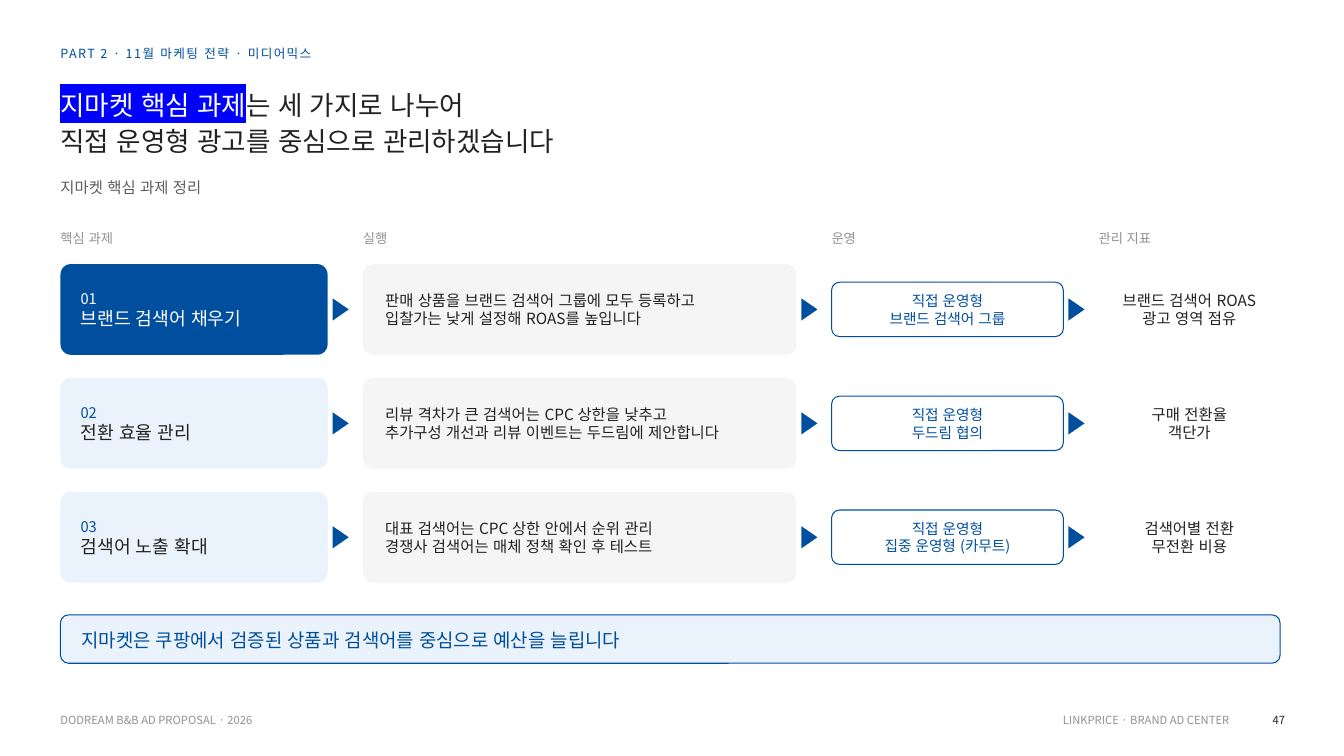
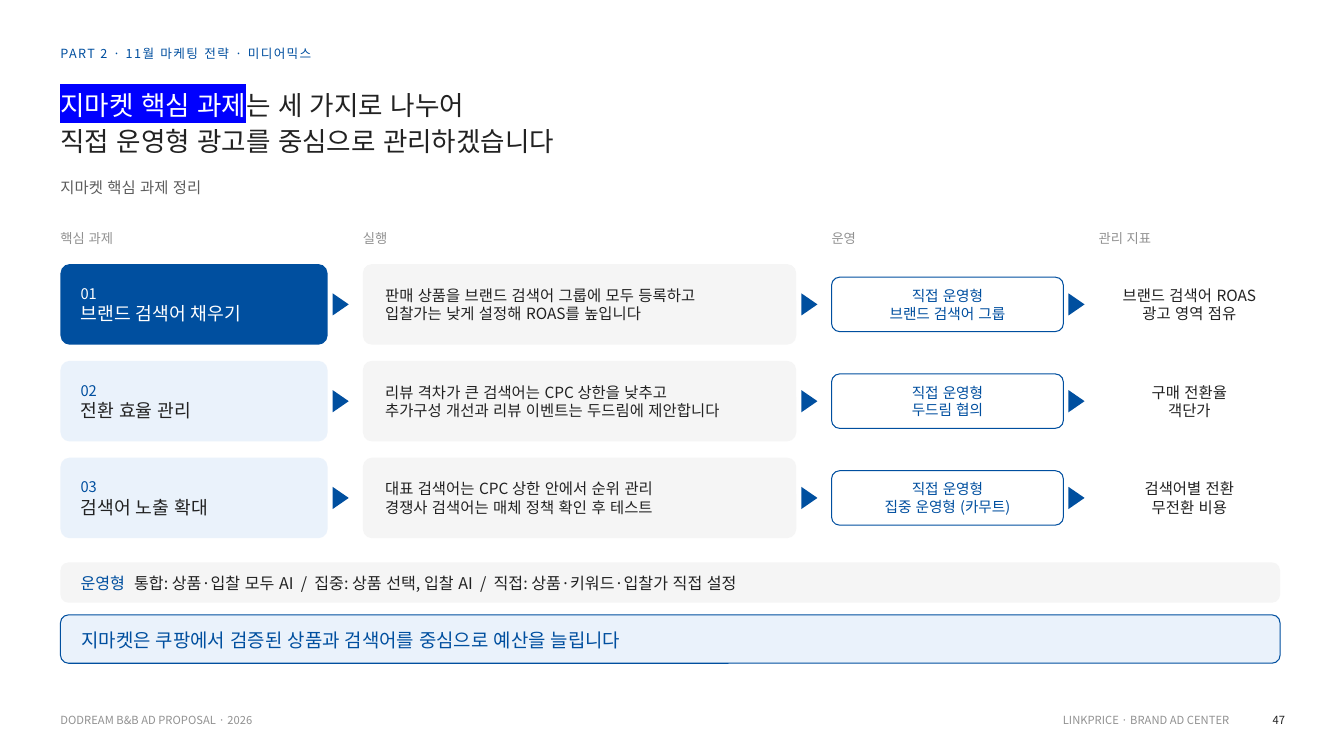
Before and after one commit to sonnet24/mypage, a slide deck: slide 12 of 쿠팡_오픈마켓_11월_261013_취합본.pptx. Drawn at 1344x756 pixels with LibreOffice and Linux fonts; fonts in the diff are those of the drawing. Boxes give left, top, right and bottom in pixels: in the first picture for what was removed or moved away, otherwise in the second. Text is boxed around its words. In the diff, an @@ line names an element or a change of style, - is before the commit and + after.

```diff
--- a/쿠팡_오픈마켓_11월_261013_취합본.pptx
+++ b/쿠팡_오픈마켓_11월_261013_취합본.pptx
@@ rounded rectangle resized from (x1=60, y1=264, x2=328, y2=355) to (x1=60, y1=264, x2=328, y2=345) @@
@@ text "01" moved from (x1=81, y1=293, x2=241, y2=327) to (x1=81, y1=288, x2=241, y2=322) @@
@@ rounded rectangle resized from (x1=363, y1=264, x2=797, y2=355) to (x1=363, y1=264, x2=797, y2=345) @@
@@ text "판매 상품을 브랜드 검색어 그룹에 ..." moved from (x1=385, y1=293, x2=695, y2=326) to (x1=385, y1=288, x2=695, y2=321) @@
@@ text "브랜드 검색어 ROAS" moved from (x1=1123, y1=293, x2=1257, y2=326) to (x1=1123, y1=288, x2=1257, y2=321) @@
@@ 3 triangles, 1 text, 1 rounded rectangle moved together from (x1=333, y1=282, x2=1085, y2=337) to (x1=333, y1=277, x2=1085, y2=332) @@
@@ rounded rectangle resized from (x1=60, y1=378, x2=328, y2=469) to (x1=60, y1=361, x2=328, y2=442) @@
@@ text "02" moved from (x1=81, y1=407, x2=191, y2=441) to (x1=81, y1=385, x2=191, y2=419) @@
@@ rounded rectangle resized from (x1=363, y1=378, x2=797, y2=469) to (x1=363, y1=361, x2=797, y2=442) @@
@@ text "리뷰 격차가 큰 검색어는 CPC ..." moved from (x1=385, y1=407, x2=719, y2=440) to (x1=385, y1=385, x2=719, y2=418) @@
@@ text "구매 전환율" moved from (x1=1152, y1=407, x2=1227, y2=439) to (x1=1152, y1=385, x2=1227, y2=417) @@
@@ 3 triangles, 1 text, 1 rounded rectangle moved together from (x1=333, y1=396, x2=1085, y2=451) to (x1=333, y1=374, x2=1085, y2=429) @@
@@ rounded rectangle resized from (x1=60, y1=492, x2=328, y2=583) to (x1=60, y1=458, x2=328, y2=538) @@
@@ text "03" moved from (x1=81, y1=521, x2=207, y2=555) to (x1=81, y1=481, x2=207, y2=516) @@
@@ rounded rectangle resized from (x1=363, y1=492, x2=797, y2=583) to (x1=363, y1=458, x2=797, y2=538) @@
@@ text "대표 검색어는 CPC 상한 안에서 ..." moved from (x1=385, y1=521, x2=653, y2=554) to (x1=385, y1=481, x2=653, y2=515) @@
@@ text "검색어별 전환" moved from (x1=1145, y1=521, x2=1234, y2=554) to (x1=1145, y1=481, x2=1234, y2=515) @@
@@ 3 triangles, 1 text, 1 rounded rectangle moved together from (x1=333, y1=510, x2=1085, y2=565) to (x1=333, y1=471, x2=1085, y2=525) @@
@@ rounded rectangle added at (x1=60, y1=563, x2=1280, y2=603), fill #F5F5F5 @@
@@ text added at (x1=81, y1=575, x2=737, y2=592), 11.5 pt, text #222222 @@
+운영형 통합: 상품·입찰 모두 AI / 집중: 상품 선택, 입찰 AI / 직접: 상품·키워드·입찰가 직접 설정
```
